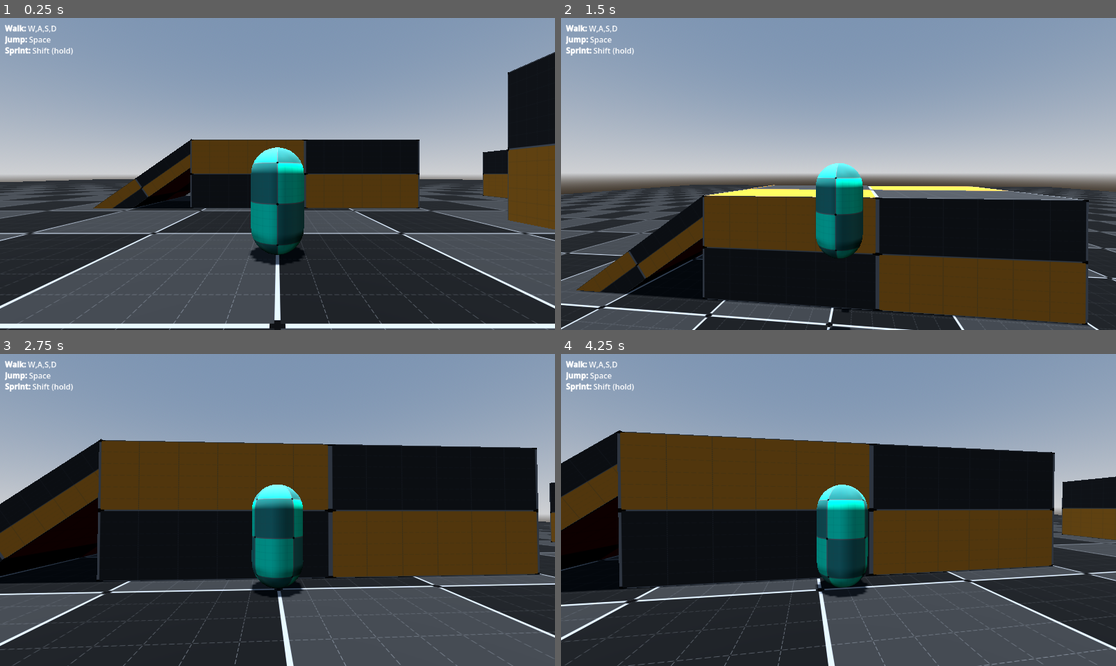
Above: before the commit, frames 1-4 (two rows, left to right).
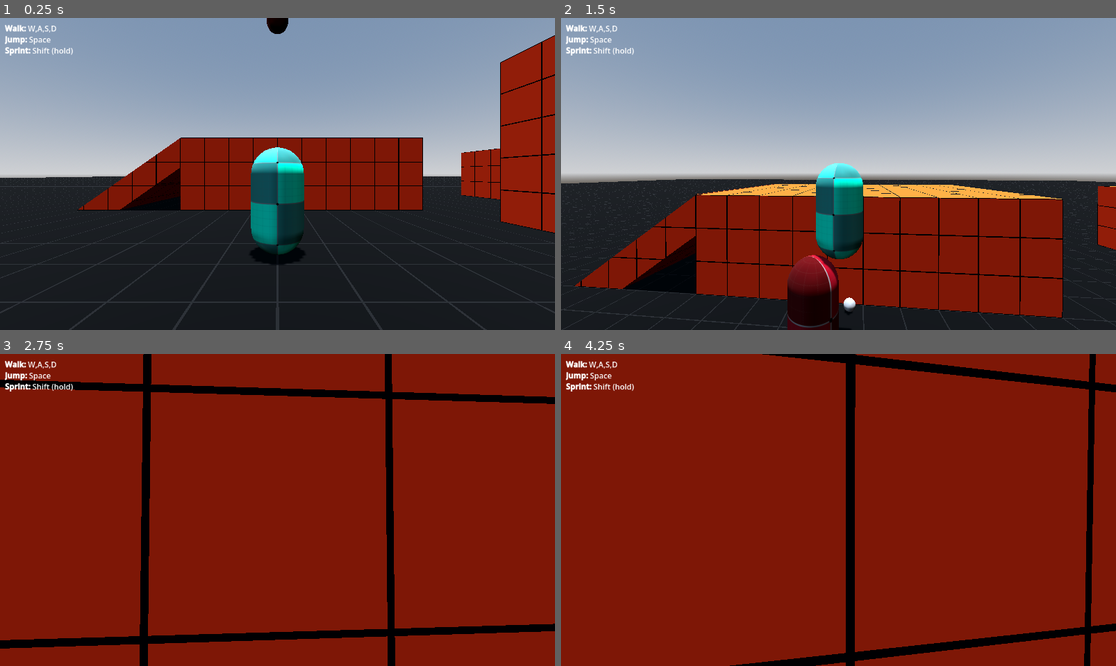
Above: after the commit, the same moments.

Repository: wokidoo/COMP-476-Advanced-Game-Development
Game: Godot game, scene res://levels/demo_scene.tscn
Same seed, same stepped clock (60 frames per second), same inputs: the game is played once before the commit and once after it.
Inputs (mouse positions are in pixels of both pictures, inside the frame that each line leads up to):
- Up to frame 1 (0.25 s): no input
- Up to frame 2 (1.5 s): move the mouse to (866, 174) at 0.52 s; hold Shift (sprint) 0.53-1.28 s; hold W (move_forward) from 0.53 s (still down); tap Space (jump) at 0.77 s; move the mouse to (810, 174) at 1.27 s; tap Shift (sprint) at 1.35 s
- Up to frame 3 (2.75 s): keep holding W (move_forward); tap Space (jump) at 1.52 s; move the mouse to (288, 503) at 2.02 s; hold Shift (sprint) from 2.03 s (still down)
- Up to frame 4 (4.25 s): keep holding W (move_forward); move the mouse to (832, 516) at 2.77 s; release Shift (sprint) at 2.78 s; tap Shift (sprint) at 2.85 s; tap Space (jump) at 3.02, 3.77 s; move the mouse to (877, 513) at 3.52 s; hold Shift (sprint) from 3.53 s (still down)

The runs differ from the first frame. In frame 1, 38% of the frame differs, in the area x 0-100%, y 0-100%; in frame 2, 36%; in frame 3, 99%; in frame 4, 100%.

Commit message:
Implement basic AI agents and MovementStrategy abstract class

Diff:
--- /dev/null
+++ b/AI/AI_agent.gd
@@ -0,0 +1,29 @@
+extends CharacterBody3D
+class_name AIAgent
+
+@export var movement_behaviours: Dictionary[MovementStrategy,Node3D]
+@export var max_speed:float = 5.0
+@export var floor_friction:float = 3.0
+@export var gravity:float = 9.8
+
+func _ready() -> void:
+	self.floor_constant_speed = true
+
+func _physics_process(delta: float) -> void:
+	_process_movement_strategies(delta)
+	## Separate horizontal velocity from vertical velocity
+	var horizontal_velocity := velocity.slide(Vector3.UP)
+	var vertical_velocity := velocity.y
+	## limit move speed and lerp towards 0 velocity without impacting vertical velocity
+	horizontal_velocity = horizontal_velocity.lerp(Vector3.ZERO,delta*floor_friction).limit_length(max_speed)
+	velocity = Vector3(horizontal_velocity.x,vertical_velocity,horizontal_velocity.z)
+	_apply_gravity(delta)
+	move_and_slide()
+
+func _process_movement_strategies(_delta:float):
+	for strat in movement_behaviours:
+		var target:Node3D= movement_behaviours.get(strat)
+		strat.apply_movement_strategy(self,target,_delta)
+
+func _apply_gravity(delta:float) -> void:
+	velocity.y -= gravity*delta
--- /dev/null
+++ b/AI/movement_strategies/follow_target_strategy.gd
@@ -0,0 +1,7 @@
+extends MovementStrategy
+class_name FollowTargetStrategy
+
+func _movement_strategy(agent:CharacterBody3D,target:Node3D,delta:float)->void:
+	var direction:= (target.global_position as Vector3 - agent.global_position).slide(Vector3.UP).normalized()
+	var result_velocity:= direction*delta*weight
+	agent.velocity += result_velocity
--- /dev/null
+++ b/AI/movement_strategies/horizontal_move_strategy.gd
@@ -0,0 +1,9 @@
+extends MovementStrategy
+class_name  HorizontalMoveStrategy
+
+@export var angle:float =0.0
+
+func _movement_strategy(agent:CharacterBody3D,target:Node3D,delta:float)->void:
+	var forward := -agent.basis.z.rotated(Vector3.UP,angle)
+	var result_velocity:= forward*delta*weight
+	agent.velocity += result_velocity
--- /dev/null
+++ b/AI/movement_strategies/look_at_strategy.gd
@@ -0,0 +1,34 @@
+extends MovementStrategy
+class_name LookAtStrategy
+
+@export var is_parallel_to_floor:bool = true:
+	set(value):
+		is_parallel_to_floor = value
+		if is_parallel_to_floor:
+			_result_method = Callable(_parallel_result_transform)
+		else:
+			_result_method = Callable(_true_result_transform)
+
+@export var floor_normal:Vector3 = Vector3.UP
+
+var _result_method:Callable = Callable(_parallel_result_transform)
+
+func _init() -> void:
+	resource_local_to_scene = true
+
+func _movement_strategy(agent:CharacterBody3D, target:Node3D,delta:float)->void:
+	var result_trans:Transform3D = _result_method.call(agent,target)
+	agent.global_transform = agent.global_transform.interpolate_with(result_trans,weight*delta)
+
+func _parallel_result_transform(agent:CharacterBody3D,target:Node3D)->Transform3D:
+	var result_trans:Transform3D = agent.global_transform
+	var forward := (target.global_position-agent.global_position).normalized()
+	var right := floor_normal.cross(forward).normalized()
+	var new_forward:= right.cross(floor_normal).normalized()
+	result_trans.basis = Basis.looking_at(new_forward,floor_normal)
+	return result_trans
+
+func _true_result_transform(agent:CharacterBody3D,target:Node3D)->Transform3D:
+	var result_trans:Transform3D = agent.global_transform
+	result_trans = result_trans.looking_at(target.global_position)
+	return result_trans
--- /dev/null
+++ b/AI/movement_strategies/movement_strategy.gd
@@ -0,0 +1,26 @@
+@abstract
+extends Resource
+class_name MovementStrategy
+
+@export_group("Movement Strategy")
+@export var enabled:bool = true:
+	set(value):
+		enabled = value
+		if enabled:
+			_function_caller = _movement_strategy
+		else:
+			_function_caller = _noop_method
+
+@export var weight:float = 1.0
+@export_group("")
+
+var _function_caller:Callable = Callable(_movement_strategy)
+
+func apply_movement_strategy(agent:CharacterBody3D, target:Node3D,delta:float)->void:
+	_function_caller.call(agent,target,delta)
+
+func _movement_strategy(agent:CharacterBody3D, target:Node3D,delta:float)->void:
+	pass
+
+func _noop_method(agent:CharacterBody3D, target:Node3D,delta:float)->void:
+	pass
--- /dev/null
+++ b/AI/movement_strategies/stay_away_strategy.gd
@@ -0,0 +1,15 @@
+extends MovementStrategy
+class_name StayAwayStrategy
+
+@export var radius:float = 2.0
+
+func _movement_strategy(agent:CharacterBody3D, target:Node3D,delta:float)->void:
+	var direction := agent.global_position - target.global_position
+	var distance := direction.length()
+	direction = direction.slide(Vector3.UP).normalized()
+
+	var horizontal_velocity := agent.velocity.slide(Vector3.UP)
+	var result_velocity := Vector3.ZERO
+	if distance < radius:
+		result_velocity = direction*weight*delta*(radius/distance)
+	agent.velocity += result_velocity
--- a/levels/demo_scene.tscn
+++ b/levels/demo_scene.tscn
@@ -1,7 +1,12 @@
 [gd_scene format=3 uid="uid://b2wslsdw7pcik"]
 
 [ext_resource type="PackedScene" uid="uid://hcg2derrs5s8" path="res://nodes/player_character/player_character.tscn" id="1_7epem"]
-[ext_resource type="Shader" uid="uid://bgjer4ly5f8rs" path="res://materials/grid_debug.gdshader" id="2_3q56x"]
+[ext_resource type="Shader" uid="uid://cae2xm5taem6" path="res://materials/triplanar.gdshader" id="3_3q56x"]
+[ext_resource type="Script" uid="uid://ccvw0aiur5xi5" path="res://AI/AI_agent.gd" id="3_b3yjl"]
+[ext_resource type="Script" uid="uid://cogm8adwtk0eb" path="res://AI/movement_strategies/look_at_strategy.gd" id="4_5r5lx"]
+[ext_resource type="Shader" uid="uid://bgjer4ly5f8rs" path="res://materials/grid_debug.gdshader" id="4_b3yjl"]
+[ext_resource type="Script" uid="uid://dw637gqtux18w" path="res://AI/movement_strategies/stay_away_strategy.gd" id="6_6f5w8"]
+[ext_resource type="Script" uid="uid://bh1drdhms68jc" path="res://AI/movement_strategies/follow_target_strategy.gd" id="6_8vbbv"]
 
 [sub_resource type="GDScript" id="GDScript_7epem"]
 resource_name = "pauser_input_node"
@@ -23,17 +28,118 @@
 sky = SubResource("Sky_3q56x")
 tonemap_mode = 3
 
-[sub_resource type="PhysicsMaterial" id="PhysicsMaterial_7epem"]
-
-[sub_resource type="WorldBoundaryShape3D" id="WorldBoundaryShape3D_no5d7"]
-
-[sub_resource type="ShaderMaterial" id="ShaderMaterial_ayuu8"]
-render_priority = 0
-shader = ExtResource("2_3q56x")
-shader_parameter/subdivisions = 32.0
+[sub_resource type="Gradient" id="Gradient_7epem"]
+interpolation_mode = 1
+colors = PackedColorArray(1, 0.33333337, 0, 1, 0.080783345, 0.080783345, 0.0807833, 1)
+
+[sub_resource type="GradientTexture2D" id="GradientTexture2D_3q56x"]
+gradient = SubResource("Gradient_7epem")
+fill = 2
+fill_from = Vector2(0.5, 0.5)
+fill_to = Vector2(0, 1)
+metadata/_snap_enabled = true
+
+[sub_resource type="ShaderMaterial" id="ShaderMaterial_b3yjl"]
+render_priority = 0
+shader = ExtResource("3_3q56x")
+shader_parameter/triplanar_scale = Vector3(1, 1, 1)
+shader_parameter/triplanar_offset = Vector3(0, 0, 0)
+shader_parameter/x_texture = SubResource("GradientTexture2D_3q56x")
+shader_parameter/y_texture = SubResource("GradientTexture2D_3q56x")
+shader_parameter/z_texture = SubResource("GradientTexture2D_3q56x")
+
+[sub_resource type="ShaderMaterial" id="ShaderMaterial_dvheo"]
+render_priority = 0
+shader = ExtResource("3_3q56x")
+shader_parameter/triplanar_scale = Vector3(1, 1, 1)
+shader_parameter/triplanar_offset = Vector3(0, 0, 0)
+shader_parameter/x_texture = SubResource("GradientTexture2D_3q56x")
+shader_parameter/y_texture = SubResource("GradientTexture2D_3q56x")
+shader_parameter/z_texture = SubResource("GradientTexture2D_3q56x")
+
+[sub_resource type="ShaderMaterial" id="ShaderMaterial_7epem"]
+render_priority = 0
+shader = ExtResource("3_3q56x")
+shader_parameter/triplanar_scale = Vector3(1, 1, 1)
+shader_parameter/triplanar_offset = Vector3(0, 0, 0)
+shader_parameter/x_texture = SubResource("GradientTexture2D_3q56x")
+shader_parameter/y_texture = SubResource("GradientTexture2D_3q56x")
+shader_parameter/z_texture = SubResource("GradientTexture2D_3q56x")
+
+[sub_resource type="Gradient" id="Gradient_b3yjl"]
+interpolation_mode = 1
+colors = PackedColorArray(0.06053035, 0.06053035, 0.060530342, 1, 0.14044744, 0.14044747, 0.14044738, 1)
+
+[sub_resource type="GradientTexture2D" id="GradientTexture2D_5r5lx"]
+gradient = SubResource("Gradient_b3yjl")
+fill = 2
+fill_from = Vector2(0.5, 0.5)
+fill_to = Vector2(0, 1)
+metadata/_snap_enabled = true
+
+[sub_resource type="ShaderMaterial" id="ShaderMaterial_5r5lx"]
+render_priority = 0
+shader = ExtResource("3_3q56x")
+shader_parameter/triplanar_scale = Vector3(1, 1, 1)
+shader_parameter/triplanar_offset = Vector3(0, 0, 0)
+shader_parameter/x_texture = SubResource("GradientTexture2D_5r5lx")
+shader_parameter/y_texture = SubResource("GradientTexture2D_5r5lx")
+shader_parameter/z_texture = SubResource("GradientTexture2D_5r5lx")
+
+[sub_resource type="GDScript" id="GDScript_3q56x"]
+resource_name = "pause_menu"
+script/source = "extends Control
+
+
+func _notification(what: int) -> void:
+	if what == NOTIFICATION_PAUSED:
+		visible = false
+	elif what == NOTIFICATION_UNPAUSED:
+		visible = true
+"
+
+[sub_resource type="GDScript" id="GDScript_b3yjl"]
+resource_name = "instructions_menu"
+script/source = "extends MarginContainer
+
+func _notification(what: int) -> void:
+	if what == NOTIFICATION_PAUSED:
+		visible = false
+	elif what == NOTIFICATION_UNPAUSED:
+		visible = true
+"
+
+[sub_resource type="Resource" id="Resource_5r5lx"]
+script = ExtResource("4_5r5lx")
+weight = 4.0
+metadata/_custom_type_script = "uid://cogm8adwtk0eb"
+
+[sub_resource type="Resource" id="Resource_8vbbv"]
+script = ExtResource("6_6f5w8")
+radius = 3.0
+weight = 5.0
+metadata/_custom_type_script = "uid://dw637gqtux18w"
+
+[sub_resource type="Resource" id="Resource_b3t5h"]
+script = ExtResource("6_8vbbv")
+weight = 10.0
+metadata/_custom_type_script = "uid://bh1drdhms68jc"
+
+[sub_resource type="Resource" id="Resource_6f5w8"]
+script = ExtResource("6_6f5w8")
+radius = 5.0
+weight = 15.0
+metadata/_custom_type_script = "uid://dw637gqtux18w"
+
+[sub_resource type="CapsuleShape3D" id="CapsuleShape3D_3q56x"]
+
+[sub_resource type="ShaderMaterial" id="ShaderMaterial_6f5w8"]
+render_priority = 0
+shader = ExtResource("4_b3yjl")
+shader_parameter/subdivisions = 2.0
 shader_parameter/grid_width = 0.02
-shader_parameter/background_color = Color(0.2, 0.2, 0.2, 1)
-shader_parameter/background_color_two = Color(0.1, 0.1, 0.1, 1)
+shader_parameter/background_color = Color(0.3677776, 0.08130766, 0.068326265, 1)
+shader_parameter/background_color_two = Color(0.554121, 0.11630421, 0.1479407, 1)
 shader_parameter/grid_color = Color(0.5, 0.5, 0.5, 1)
 shader_parameter/dashed_scale_x = 0.02
 shader_parameter/dashed_scale_y = 0.02
@@ -51,80 +157,11 @@
 shader_parameter/in_dashed_count_x = 6.0
 shader_parameter/in_dashed_count_y = 6.0
 
-[sub_resource type="PlaneMesh" id="PlaneMesh_8n7uv"]
-size = Vector2(100, 100)
-
-[sub_resource type="ShaderMaterial" id="ShaderMaterial_b3yjl"]
-render_priority = 0
-shader = ExtResource("2_3q56x")
-shader_parameter/subdivisions = 2.0
-shader_parameter/grid_width = 0.02
-shader_parameter/background_color = Color(0.72370166, 0.50454515, 0.15161756, 1)
-shader_parameter/background_color_two = Color(0.24115619, 0.24115601, 0.24115604, 1)
-shader_parameter/grid_color = Color(0.5, 0.5, 0.5, 1)
-shader_parameter/dashed_scale_x = 0.02
-shader_parameter/dashed_scale_y = 0.02
-shader_parameter/dashed_count_x = 1.0
-shader_parameter/dashed_count_y = 1.0
-shader_parameter/point_width = 0.021
-shader_parameter/point_color = Color(0, 0, 0, 1)
-shader_parameter/point_scale_x = 0.05
-shader_parameter/point_scale_y = 0.05
-shader_parameter/inside_width = 0.01
-shader_parameter/inside_subdivisions = 6.0
-shader_parameter/inside_color = Color(0.4, 0.4, 0.4, 1)
-shader_parameter/in_dashed_scale_x = 0.3
-shader_parameter/in_dashed_scale_y = 0.3
-shader_parameter/in_dashed_count_x = 6.0
-shader_parameter/in_dashed_count_y = 6.0
-
-[sub_resource type="ShaderMaterial" id="ShaderMaterial_7epem"]
-render_priority = 0
-shader = ExtResource("2_3q56x")
-shader_parameter/subdivisions = 2.0
-shader_parameter/grid_width = 0.02
-shader_parameter/background_color = Color(0.72370166, 0.50454515, 0.15161756, 1)
-shader_parameter/background_color_two = Color(0.24115619, 0.24115601, 0.24115604, 1)
-shader_parameter/grid_color = Color(0.5, 0.5, 0.5, 1)
-shader_parameter/dashed_scale_x = 0.02
-shader_parameter/dashed_scale_y = 0.02
-shader_parameter/dashed_count_x = 1.0
-shader_parameter/dashed_count_y = 1.0
-shader_parameter/point_width = 0.021
-shader_parameter/point_color = Color(0, 0, 0, 1)
-shader_parameter/point_scale_x = 0.05
-shader_parameter/point_scale_y = 0.05
-shader_parameter/inside_width = 0.01
-shader_parameter/inside_subdivisions = 6.0
-shader_parameter/inside_color = Color(0.4, 0.4, 0.4, 1)
-shader_parameter/in_dashed_scale_x = 0.3
-shader_parameter/in_dashed_scale_y = 0.3
-shader_parameter/in_dashed_count_x = 6.0
-shader_parameter/in_dashed_count_y = 6.0
-
-[sub_resource type="ShaderMaterial" id="ShaderMaterial_3q56x"]
-render_priority = 0
-shader = ExtResource("2_3q56x")
-shader_parameter/subdivisions = 2.0
-shader_parameter/grid_width = 0.02
-shader_parameter/background_color = Color(0.72370166, 0.50454515, 0.15161756, 1)
-shader_parameter/background_color_two = Color(0.24115619, 0.24115601, 0.24115604, 1)
-shader_parameter/grid_color = Color(0.5, 0.5, 0.5, 1)
-shader_parameter/dashed_scale_x = 0.02
-shader_parameter/dashed_scale_y = 0.02
-shader_parameter/dashed_count_x = 1.0
-shader_parameter/dashed_count_y = 1.0
-shader_parameter/point_width = 0.021
-shader_parameter/point_color = Color(0, 0, 0, 1)
-shader_parameter/point_scale_x = 0.05
-shader_parameter/point_scale_y = 0.05
-shader_parameter/inside_width = 0.01
-shader_parameter/inside_subdivisions = 6.0
-shader_parameter/inside_color = Color(0.4, 0.4, 0.4, 1)
-shader_parameter/in_dashed_scale_x = 0.3
-shader_parameter/in_dashed_scale_y = 0.3
-shader_parameter/in_dashed_count_x = 6.0
-shader_parameter/in_dashed_count_y = 6.0
+[sub_resource type="CapsuleMesh" id="CapsuleMesh_8vbbv"]
+
+[sub_resource type="SphereMesh" id="SphereMesh_b3yjl"]
+radius = 0.1
+height = 0.2
 
 [node name="DemoScene" type="Node3D" unique_id=1134558745]
 
@@ -144,41 +181,117 @@
 
 [node name="Structures" type="Node3D" parent="." unique_id=1597235434]
 
-[node name="Floor" type="StaticBody3D" parent="Structures" unique_id=1477274343]
-physics_material_override = SubResource("PhysicsMaterial_7epem")
-
-[node name="CollisionShape3D" type="CollisionShape3D" parent="Structures/Floor" unique_id=1402851651]
-shape = SubResource("WorldBoundaryShape3D_no5d7")
-
-[node name="MeshInstance3D" type="MeshInstance3D" parent="Structures/Floor" unique_id=927242665]
-material_override = SubResource("ShaderMaterial_ayuu8")
-mesh = SubResource("PlaneMesh_8n7uv")
-
 [node name="Ramp" type="CSGBox3D" parent="Structures" unique_id=91791005]
-transform = Transform3D(1, 0, 0, 0, 1, 0, 0, 0, 1, 1.2, 1.5, 0)
+transform = Transform3D(1, 0, 0, 0, 1, 0, 0, 0, 1, 1, 1.5, 0)
 material_override = SubResource("ShaderMaterial_b3yjl")
 use_collision = true
-size = Vector3(10, 3, 5)
+size = Vector3(10, 3, 6)
 
 [node name="CSGBox3D" type="CSGBox3D" parent="Structures/Ramp" unique_id=1637188003]
-transform = Transform3D(0.819152, -0.57357645, 0, 0.57357645, 0.819152, 0, 0, 0, 1, -7.132, -0.6094744, 0)
-size = Vector3(6, 1, 5)
+transform = Transform3D(0.819152, -0.5735765, 0, 0.5735765, 0.819152, 0, 0, 0, 1, -7.132, -0.6094744, 0)
+size = Vector3(6, 1, 6)
 
 [node name="Ramp2" type="CSGBox3D" parent="Structures" unique_id=1491824181]
-transform = Transform3D(-0.9995447, 0, 0.03017205, 0, 1, 0, -0.03017205, 0, -0.9995447, 19.10721, 1.5, 0)
-material_override = SubResource("ShaderMaterial_7epem")
-use_collision = true
-size = Vector3(10, 3, 5)
+transform = Transform3D(-0.99999994, 0, -8.742277e-08, 0, 1, 0, 8.742277e-08, 0, -0.99999994, 18, 1.5, 0)
+material_override = SubResource("ShaderMaterial_dvheo")
+use_collision = true
+size = Vector3(10, 3, 6)
 
 [node name="CSGBox3D" type="CSGBox3D" parent="Structures/Ramp2" unique_id=275246111]
 transform = Transform3D(0.819152, -0.57357645, 0, 0.57357645, 0.819152, 0, 0, 0, 1, -7.132, -0.6094744, 0)
-size = Vector3(6, 1, 5)
+size = Vector3(6, 1, 6)
 
 [node name="Tower" type="CSGBox3D" parent="Structures" unique_id=523674386]
-transform = Transform3D(1, 0, 0, 0, 1, 0, 0, 0, 1, 9, 2.3000002, 6.2637653)
-material_override = SubResource("ShaderMaterial_3q56x")
-use_collision = true
-size = Vector3(0.1, 0.1, 0.1)
+transform = Transform3D(1, 0, 0, 0, 1, 0, 0, 0, 1, 9, 2, 7)
+material_override = SubResource("ShaderMaterial_7epem")
+use_collision = true
 
 [node name="CSGBox3D" type="CSGBox3D" parent="Structures/Tower" unique_id=1609376155]
-size = Vector3(3, 5, 3)
+transform = Transform3D(1, 0, 0, 0, 1, 0, 0, 0, 1, 0, 0.5, 0)
+size = Vector3(4, 5, 4)
+
+[node name="Floor" type="CSGBox3D" parent="Structures" unique_id=532376048]
+transform = Transform3D(1, 0, 0, 0, 1, 0, 0, 0, 1, 0, -20, 0)
+material_override = SubResource("ShaderMaterial_5r5lx")
+use_collision = true
+size = Vector3(200, 40, 200)
+
+[node name="Crater" type="CSGSphere3D" parent="Structures/Floor" unique_id=802927042]
+transform = Transform3D(1, 0, 0, 0, 1, 0, 0, 0, 1, 24.863483, 30.092302, 20.000944)
+operation = 2
+radius = 13.0
+
+[node name="PauseMenu" type="Control" parent="." unique_id=640842078]
+process_mode = 2
+visible = false
+layout_mode = 3
+anchors_preset = 15
+anchor_right = 1.0
+anchor_bottom = 1.0
+grow_horizontal = 2
+grow_vertical = 2
+size_flags_horizontal = 6
+size_flags_vertical = 6
+script = SubResource("GDScript_3q56x")
+
+[node name="PanelContainer" type="PanelContainer" parent="PauseMenu" unique_id=268816588]
+layout_mode = 1
+anchors_preset = 15
+anchor_right = 1.0
+anchor_bottom = 1.0
+grow_horizontal = 2
+grow_vertical = 2
+
+[node name="Label" type="Label" parent="PauseMenu/PanelContainer" unique_id=751245391]
+layout_mode = 2
+theme_override_font_sizes/font_size = 48
+text = "Paused"
+horizontal_alignment = 1
+
+[node name="InstructionsContainer" type="MarginContainer" parent="." unique_id=2050711432]
+anchors_preset = 10
+anchor_right = 1.0
+offset_bottom = 75.0
+grow_horizontal = 2
+size_flags_horizontal = 3
+size_flags_vertical = 3
+theme_override_constants/margin_left = 10
+theme_override_constants/margin_top = 10
+theme_override_constants/margin_right = 10
+theme_override_constants/margin_bottom = 10
+script = SubResource("GDScript_b3yjl")
+
+[node name="InstructionsLabel" type="RichTextLabel" parent="InstructionsContainer" unique_id=1412153888]
+layout_mode = 2
+size_flags_horizontal = 3
+size_flags_vertical = 6
+bbcode_enabled = true
+text = "[b]Walk:[/b] W,A,S,D
+[b]Jump:[/b] Space
+[b]Sprint:[/b] Shift (hold)
+"
+fit_content = true
+
+[node name="AIAgent" type="CharacterBody3D" parent="." unique_id=1975677802 node_paths=PackedStringArray("movement_behaviours")]
+transform = Transform3D(1, 0, 0, 0, 1, 0, 0, 0, 1, 0, 9.381767, 1.7153931)
+axis_lock_angular_x = true
+axis_lock_angular_z = true
+script = ExtResource("3_b3yjl")
+movement_behaviours = {
+SubResource("Resource_5r5lx"): NodePath("../PlayerCharacter"),
+SubResource("Resource_8vbbv"): NodePath("../PlayerCharacter"),
+SubResource("Resource_b3t5h"): NodePath("../PlayerCharacter"),
+SubResource("Resource_6f5w8"): NodePath("../Structures/Tower")
+}
+metadata/_custom_type_script = "uid://ccvw0aiur5xi5"
+
+[node name="CollisionShape3D" type="CollisionShape3D" parent="AIAgent" unique_id=1364888096]
+shape = SubResource("CapsuleShape3D_3q56x")
+
+[node name="MeshInstance3D" type="MeshInstance3D" parent="AIAgent" unique_id=1242529560]
+material_override = SubResource("ShaderMaterial_6f5w8")
+mesh = SubResource("CapsuleMesh_8vbbv")
+
+[node name="MeshInstance3D" type="MeshInstance3D" parent="AIAgent/MeshInstance3D" unique_id=999854535]
+transform = Transform3D(1, 0, 0, 0, 1, 0, 0, 0, 1, 0, 0.4796095, -0.93754053)
+mesh = SubResource("SphereMesh_b3yjl")
--- /dev/null
+++ b/materials/triplanar.gdshader
@@ -0,0 +1,36 @@
+shader_type spatial;
+render_mode world_vertex_coords;
+
+uniform vec3 triplanar_scale = vec3(1.0);
+uniform vec3 triplanar_offset = vec3(0.0);
+uniform sampler2D x_texture:filter_nearest;
+uniform sampler2D y_texture:filter_nearest;
+uniform sampler2D z_texture:filter_nearest;
+
+
+varying vec3 triplanar_pos;
+varying vec3 frag_normal;
+varying vec3 triplanar_weight;
+
+vec3 triplanar_map(vec3 x,vec3 y, vec3 z, vec3 n){
+	n = n*n;
+	return(x*n.x+y*n.y+z*n.z)/(n.x+n.y+n.z);
+}
+
+vec3 triplanar_tritexutre(sampler2D texture_a,sampler2D texture_b,sampler2D texture_c,vec3 d, vec3 n){
+	vec3 colx = texture(texture_a,d.zy*triplanar_scale.x).xyz;
+	vec3 coly = texture(texture_b,d.xz*triplanar_scale.y).xyz;
+	vec3 colz = texture(texture_c,d.xy*triplanar_scale.z).xyz;
+	return triplanar_map(colx,coly,colz,n);
+}
+
+void vertex() {
+	triplanar_pos = VERTEX;
+	triplanar_pos *= triplanar_scale;
+	triplanar_pos += triplanar_offset;
+	frag_normal = NORMAL;
+}
+
+void fragment() {
+	ALBEDO = triplanar_tritexutre(x_texture,y_texture,z_texture,triplanar_pos,frag_normal);
+}
--- a/nodes/player_character/player_character.tscn
+++ b/nodes/player_character/player_character.tscn
@@ -40,6 +40,7 @@
 [sub_resource type="SphereShape3D" id="SphereShape3D_hs54n"]
 
 [node name="PlayerCharacter" type="CharacterBody3D" unique_id=1161731980 node_paths=PackedStringArray("camera", "state_machine")]
+collision_layer = 2
 floor_constant_speed = true
 script = ExtResource("1_qlps6")
 camera = NodePath("CameraPivot/CameraSpringArm/Camera3D")
@@ -137,29 +138,6 @@
 unique_name_in_owner = true
 one_shot = true
 
-[node name="InstructionsContainer" type="MarginContainer" parent="." unique_id=10611394]
-anchors_preset = 10
-anchor_right = 1.0
-offset_bottom = 75.0
-grow_horizontal = 2
-size_flags_horizontal = 3
-size_flags_vertical = 3
-theme_override_constants/margin_left = 10
-theme_override_constants/margin_top = 10
-theme_override_constants/margin_right = 10
-theme_override_constants/margin_bottom = 10
-
-[node name="InstructionsLabel" type="RichTextLabel" parent="InstructionsContainer" unique_id=130877597]
-layout_mode = 2
-size_flags_horizontal = 3
-size_flags_vertical = 6
-bbcode_enabled = true
-text = "[b]Walk:[/b] W,A,S,D
-[b]Jump:[/b] Space
-[b]Sprint:[/b] Shift (hold)
-"
-fit_content = true
-
 [connection signal="state_transition" from="StateMachine" to="." method="_on_state_machine_state_transition"]
 [connection signal="entered" from="StateMachine/GroundedState" to="." method="_on_grounded_state_entered"]
 [connection signal="exited" from="StateMachine/GroundedState" to="." method="_on_grounded_state_exited"]
Not shown, added: AI/AI_agent.gd.uid
Not shown, added: AI/movement_strategies/follow_target_strategy.gd.uid
Not shown, added: AI/movement_strategies/horizontal_move_strategy.gd.uid
Not shown, added: AI/movement_strategies/look_at_strategy.gd.uid
Not shown, added: AI/movement_strategies/movement_strategy.gd.uid
Not shown, added: AI/movement_strategies/stay_away_strategy.gd.uid
Not shown, added: materials/triplanar.gdshader.uid
